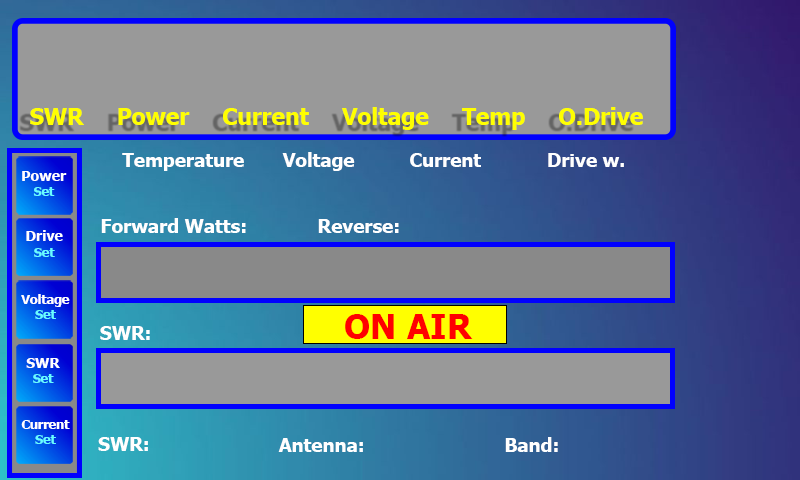
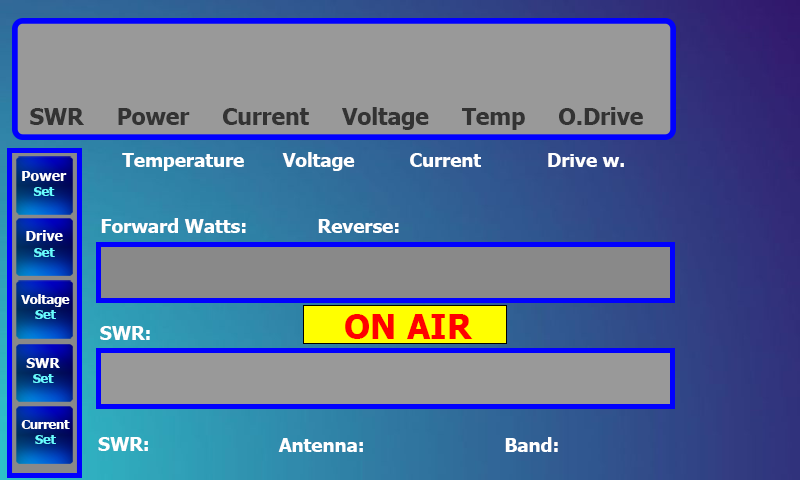
The second (800, 480) image is a revision of the first. Changes to its layers:
painted on "SWR Power Current Voltage Temp O.Drive" over [30, 107, 643, 130]